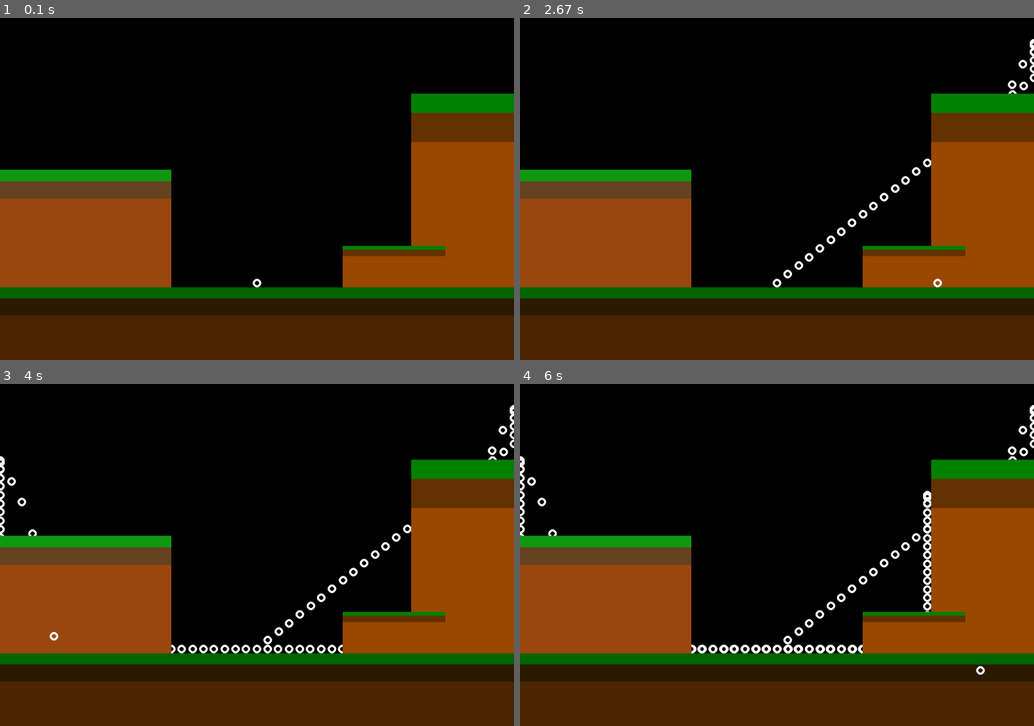
Above: before the commit, frames 1-4 (two rows, left to right).
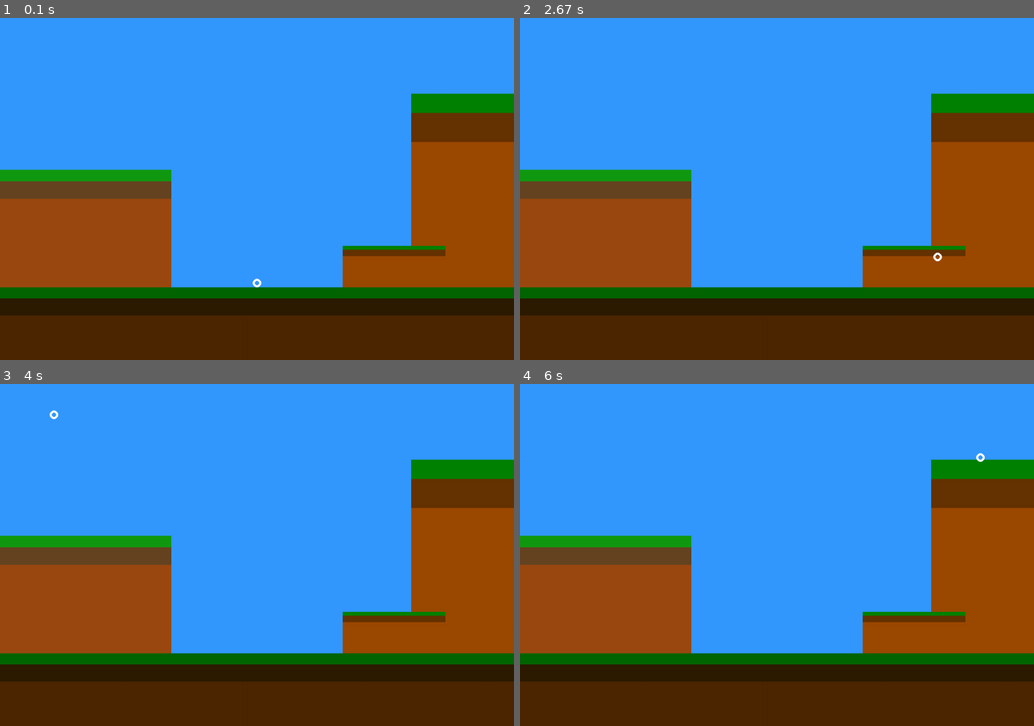
Above: after the commit, the same moments.

Repository: RafaelV1nueza/pyGames_demo
Game: pygame game, started from intro.py
Two runs of this game, one before a commit and one after it. Both use one fixed random seed, a clock stepped at 60 frames per second and the inputs below.
Inputs:
- Up to frame 1 (0.1 s): no input
- Up to frame 2 (2.67 s): hold W 0.33-0.8 s; hold Right 0.33-0.8 s; tap A at 0.83 s; hold Right 1.17-1.63 s; hold Up 1.67-1.97 s; hold Left from 2.5 s (still down)
- Up to frame 3 (4 s): release Left at 3.03 s; hold Left 3.07-3.47 s; hold Up 3.5-3.87 s; hold Right from 3.9 s (still down)
- Up to frame 4 (6 s): release Right at 4.53 s; hold Left 4.57-5.03 s; hold Right 5.07-5.53 s; hold Up 5.57-5.87 s; hold Right from 5.9 s (still down)

The runs differ from the first frame. In frame 1, 54% of the frame differs, in the area x 0-100%, y 0-79%; in frame 2, 54%; in frame 3, 54%; in frame 4, 54%.

Commit message:
gravity update

Diff:
--- a/intro.py
+++ b/intro.py
@@ -8,7 +8,7 @@
           self.px,self.py = self.game.PLAYER_POS
           self.ground = (self.game.floor)
           self.gravity = self.game.GRAVITY
-          self.dy_a = 0
+          self.dy_a = 0 #for gravity
 
     def movement(self):
         dx = 0
@@ -27,13 +27,10 @@
         #WOrks well dont touch
         dy += self.gravity
         if self.py < (self.ground - self.game.PLAYER_SIZE) and self.dy_a >= 0:
-            print(self.dy_a)
             t_a = math.sqrt(2*self.dy_a/self.gravity)
             dy = 0.5*self.gravity*(t_a+1)**2
         self.dy_a = dy
-
-        print(dy)
-
+        ##
         self.collision(dx,dy)
 
     def collision(self,dx,dy):
@@ -85,7 +82,7 @@
         self.PLAYER_SIZE = 10
         self.ox, self.oy = self.PLAYER_POS = self.HALF_WIDTH, self.floor - self.PLAYER_SIZE
         self.PLAYER_SPEED = 1.5
-        self.GRAVITY = 5
+        self.GRAVITY = 0.98 /40
 
 
         #COLORS
@@ -140,7 +137,7 @@
 
     def draw(self):
         #background
-        #self.screen.fill(self.BLUE)
+        self.screen.fill(self.BLUE)
         self.land_create((self.WIDTH*0.8,(2* self.HEIGHT//9)),self.HALF_WIDTH*2//3,1)
         self.land_create((0,(4 * self.HEIGHT//9)),self.HALF_WIDTH*2//3,0)
         self.land_create((self.WIDTH*2//3,(6 * self.HEIGHT//9)),(self.WIDTH//5),1)
